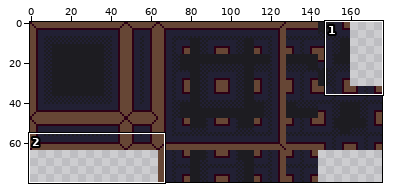
Sprite sheet: rooms/tileset_dungeon.png. Above: a wide view before the commit, with the close-up outlined.
Close-up. Before the edit:
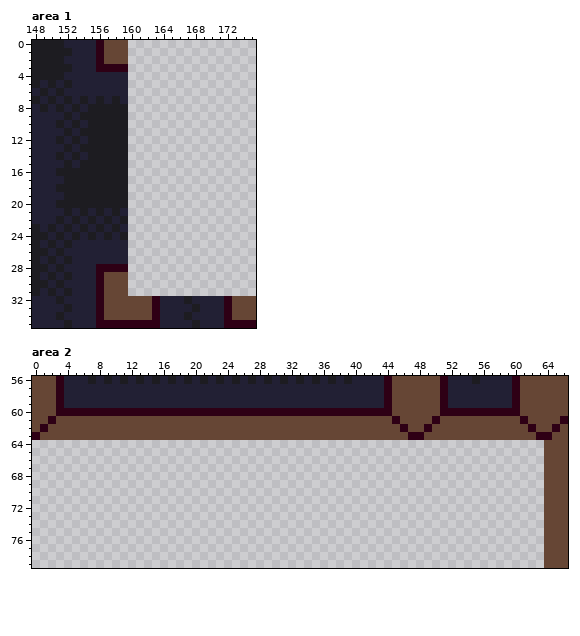
The file is 176x80 pixels. Shown: area 1: x 148..175, y 0..35; area 2: x 0..66, y 56..79. The commit also changed other parts of the picture, which this record leaves out.
Once edited:
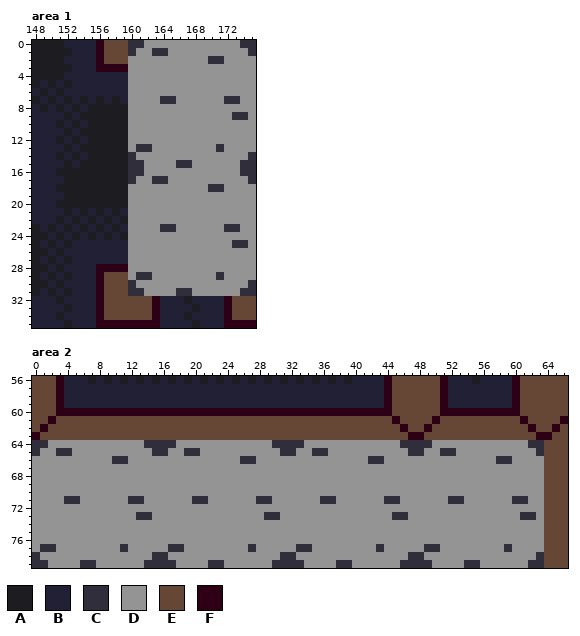
Palette (. is transparent): A #1d1c21  B #222034  C #312e3c  D #949494  E #664635  F #2e0015
Edits made:
Area 1:
Colour C is added in row 0 at x 160 to 161 and 174 to 175; in row 1 at x 160, 163 to 164 and 175; in row 2 at x 170 to 171; in row 7 at x 164 to 165 and 172 to 173; in row 9 at x 173 to 174; in row 13 at x 161 to 162 and 171.
Colour C is added in row 14 at x 160 and 175; in row 15 at x 160 to 161, 166 to 167 and 174 to 175; in row 16 at x 160 to 161 and 174 to 175; in row 17 at x 160, 163 to 164 and 175; in row 18 at x 170 to 171; in row 23 at x 164 to 165 and 172 to 173.
Colour C is added in row 25 at x 173 to 174; in row 29 at x 161 to 162 and 171; in row 30 at x 160 and 175; in row 31 at x 160 to 161, 166 to 167 and 174 to 175.
Colour D is added in row 0 at x 162 to 173; in row 1 at x 161 to 162 and 165 to 174; in row 2 at x 160 to 169 and 172 to 175; in rows 3 to 6 at x 160 to 175; in row 7 at x 160 to 163, 166 to 171 and 174 to 175; in row 8 at x 160 to 175.
Colour D is added in row 9 at x 160 to 172 and 175; in rows 10 to 12 at x 160 to 175; in row 13 at x 160, 163 to 170 and 172 to 175; in row 14 at x 161 to 174; in row 15 at x 162 to 165 and 168 to 173; in row 16 at x 162 to 173.
Colour D is added in row 17 at x 161 to 162 and 165 to 174; in row 18 at x 160 to 169 and 172 to 175; in rows 19 to 22 at x 160 to 175; in row 23 at x 160 to 163, 166 to 171 and 174 to 175; in row 24 at x 160 to 175; in row 25 at x 160 to 172 and 175.
Colour D is added in rows 26 to 28 at x 160 to 175; in row 29 at x 160, 163 to 170 and 172 to 175; in row 30 at x 161 to 174; in row 31 at x 162 to 165 and 168 to 173.
Area 2:
Colour C is added in row 64 at x 0 to 1, 14 to 17, 30 to 33, 46 to 49 and 62 to 63; in row 65 at x 0, 3 to 4, 15 to 16, 19 to 20, 31 to 32, 35 to 36, 47 to 48, 51 to 52 and 63; in row 66 at x 10 to 11, 26 to 27, 42 to 43 and 58 to 59; in row 71 at x 4 to 5, 12 to 13, 20 to 21, 28 to 29, 36 to 37, 44 to 45, 52 to 53 and 60 to 61; in row 73 at x 13 to 14, 29 to 30, 45 to 46 and 61 to 62; in row 77 at x 1 to 2, 11, 17 to 18, 27, 33 to 34, 43, 49 to 50 and 59.
Colour C is added in row 78 at x 0, 15 to 16, 31 to 32, 47 to 48 and 63; in row 79 at x 0 to 1, 6 to 7, 14 to 17, 22 to 23, 30 to 33, 38 to 39, 46 to 49, 54 to 55 and 62 to 63.
Colour D is added in row 64 at x 2 to 13, 18 to 29, 34 to 45 and 50 to 61; in row 65 at x 1 to 2, 5 to 14, 17 to 18, 21 to 30, 33 to 34, 37 to 46, 49 to 50 and 53 to 62; in row 66 at x 0 to 9, 12 to 25, 28 to 41, 44 to 57 and 60 to 63; in rows 67 to 70 at x 0 to 63; in row 71 at x 0 to 3, 6 to 11, 14 to 19, 22 to 27, 30 to 35, 38 to 43, 46 to 51, 54 to 59 and 62 to 63; in row 72 at x 0 to 63.
Colour D is added in row 73 at x 0 to 12, 15 to 28, 31 to 44, 47 to 60 and 63; in rows 74 to 76 at x 0 to 63; in row 77 at x 0, 3 to 10, 12 to 16, 19 to 26, 28 to 32, 35 to 42, 44 to 48, 51 to 58 and 60 to 63; in row 78 at x 1 to 14, 17 to 30, 33 to 46 and 49 to 62; in row 79 at x 2 to 5, 8 to 13, 18 to 21, 24 to 29, 34 to 37, 40 to 45, 50 to 53 and 56 to 61.
Where, in picture pixels (left, top, right, bottom), the same in both close-ups:
added: (128, 40, 256, 296)
added: (32, 440, 544, 568)
